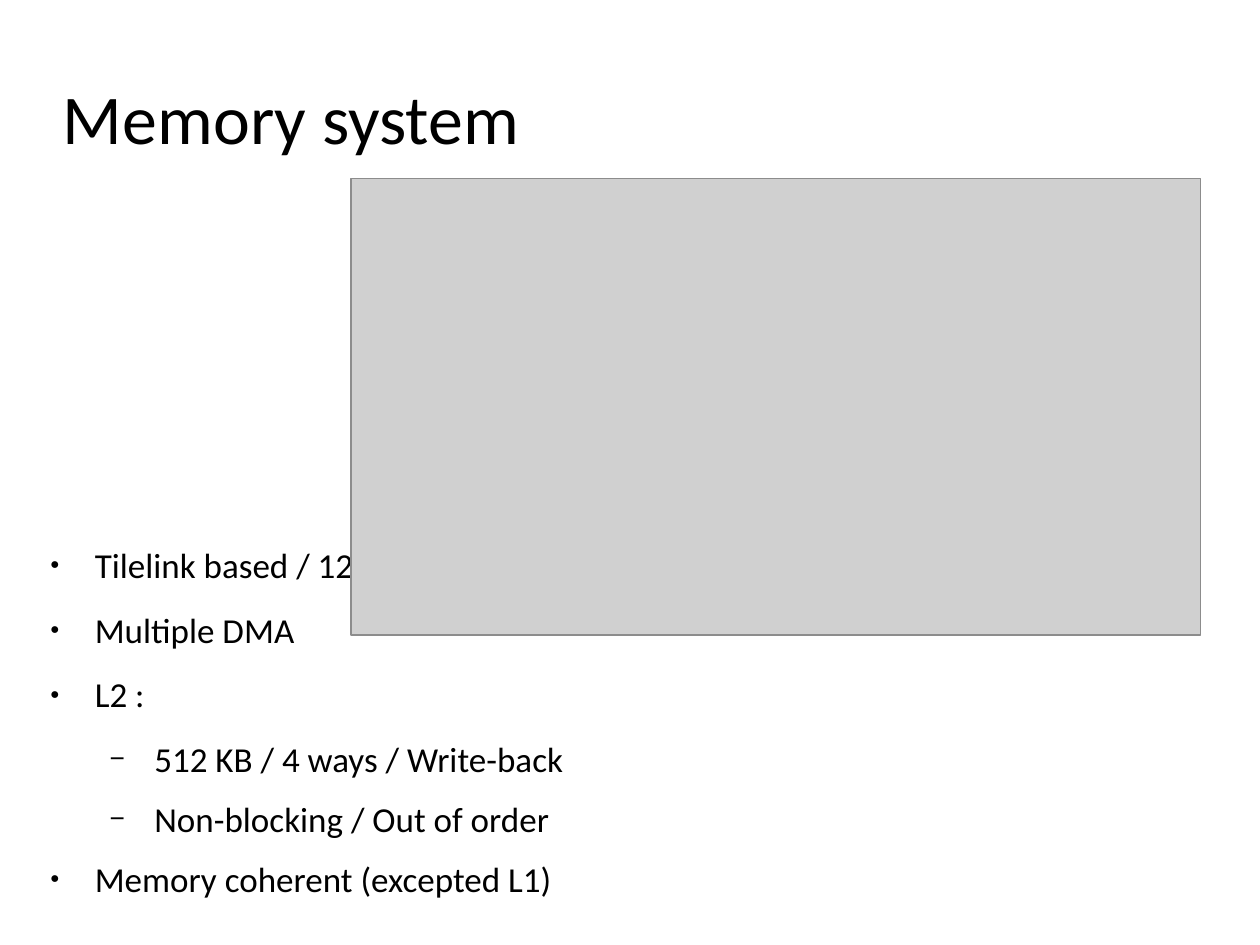
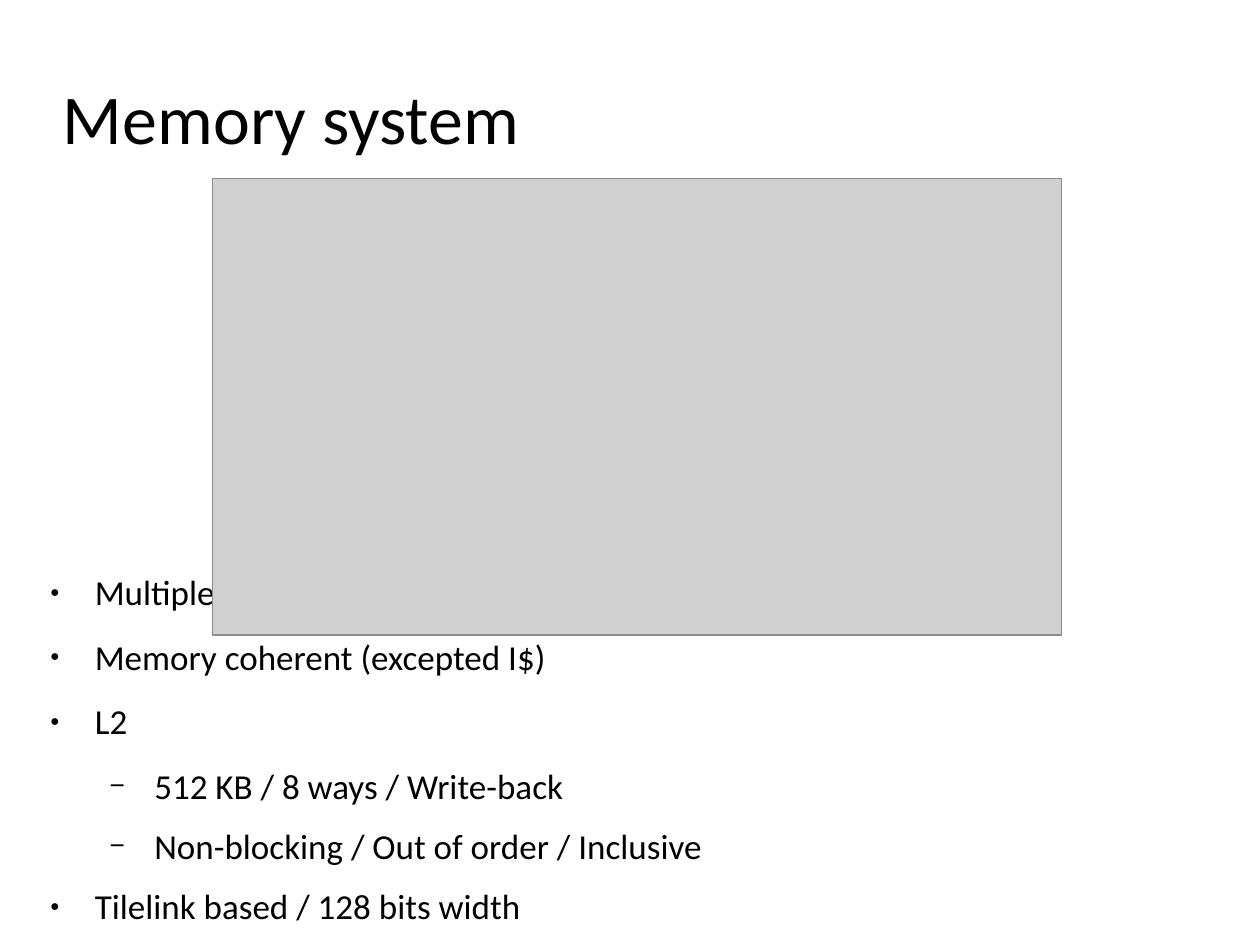
Before and after one commit to SpinalHDL/SpinalDoc, a slide deck: slide 8 of presentation/en/riscv_sc_2024/riscv_sc_2024.odp. Drawn at 1260x945 pixels with LibreOffice and Linux fonts; fonts in the diff are those of the drawing; grey boxes stand for pictures. Boxes give left, top, right and bottom in pixels: in the first picture for what was removed or moved away, otherwise in the second. Text is boxed around its words. In the diff, an @@ line names an element or a change of style, - is before the commit and + after.

```diff
--- a/presentation/en/riscv_sc_2024/riscv_sc_2024.odp
+++ b/presentation/en/riscv_sc_2024/riscv_sc_2024.odp
@@ picture: place and size @@
-picture at box(352, 179, 1201, 635)
+picture at box(212, 179, 1061, 635)
@@ text "Multiple CPU / DMA": place and size @@
-text "Multiple CPU / DMA" at box(95, 549, 563, 898)
+text "Multiple CPU / DMA" at box(95, 576, 701, 920)
@@ text at box(95, 576, 701, 865): paragraphs added @@
+● Multiple CPU / DMA
+● Memory coherent (excepted I$)
+● L2
+  − 512 KB / 8 ways / Write-back
+  − Non-blocking / Out of order / Inclusive
@@ text at box(95, 618, 563, 898): paragraphs removed @@
-● Multiple DMA
-● L2 :
-  − 512 KB / 4 ways / Write-back
-  − Non-blocking / Out of order
-● Memory coherent (excepted L1)
```
Also in this commit, not shown: 7 other slides changed, 4 slides added, 1 slide removed.
